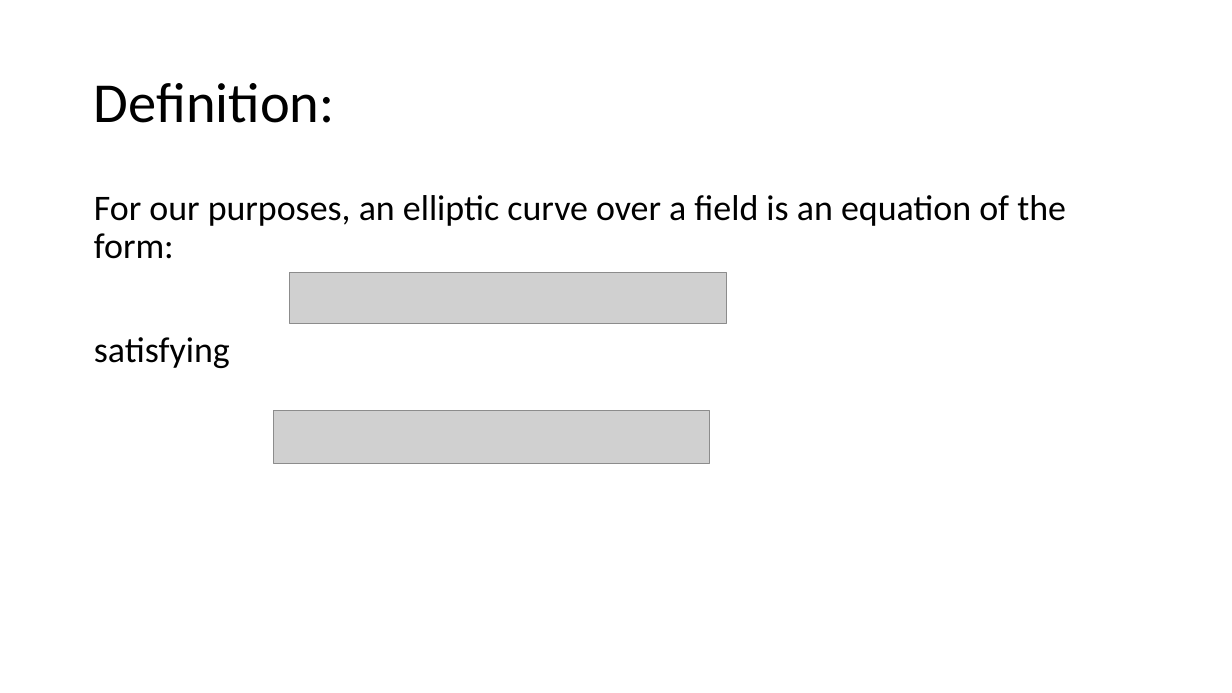
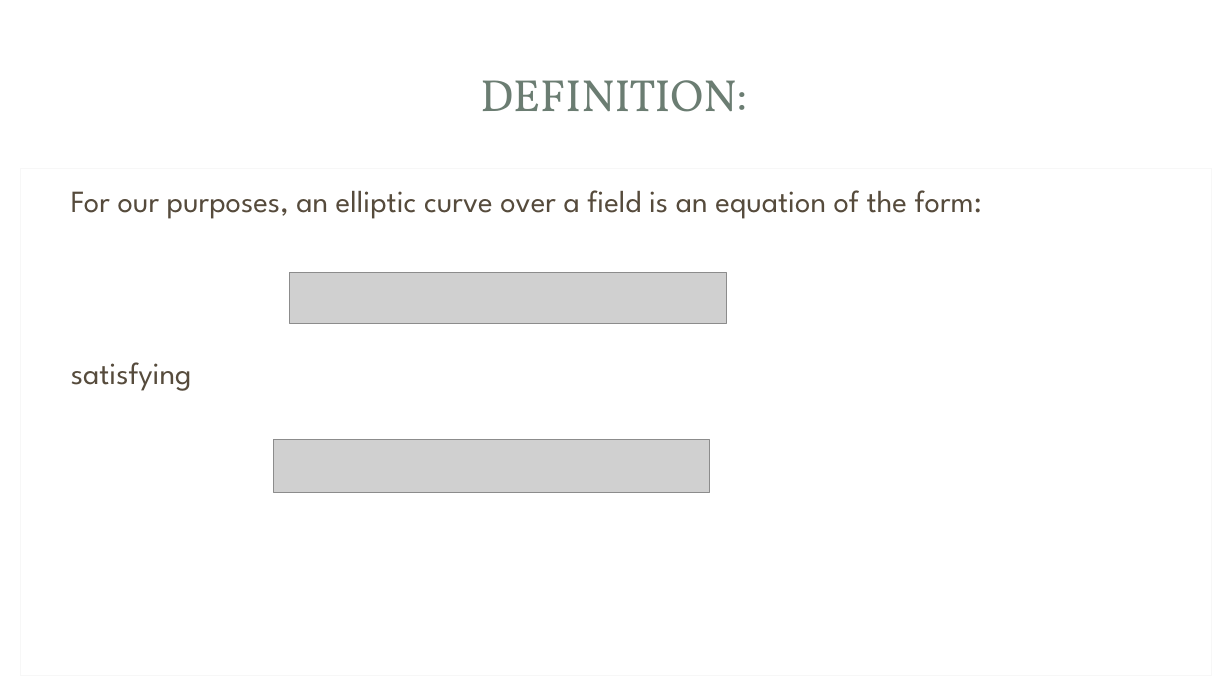
Before and after one commit to Srizzle/CS276-Project-Writeup, a slide deck: slide 2 of Presentation.ppt.pptx. Drawn at 1232x693 pixels with LibreOffice and Linux fonts; fonts in the diff are those of the drawing; grey boxes stand for pictures; background and template pictures are left out. Boxes give left, top, right and bottom in pixels: in the first picture for what was removed or moved away, otherwise in the second. Text is boxed around its words. In the diff, an @@ line names an element or a change of style, - is before the commit and + after.

```diff
--- a/Presentation.ppt.pptx
+++ b/Presentation.ppt.pptx
@@ rounded rectangle added at box(12, 10, 1220, 684), fill #FFFFFF @@
@@ rectangle added at box(37, 28, 1195, 162), fill #FFFFFF at 83% opacity @@
@@ rectangle added at box(50, 38, 1179, 151), fill #FFFFFF @@
@@ title at box(480, 80, 747, 112): text changed; size 44 to 35 pt; font Calibri to Vollkorn; text colour #000000 to #6B7D72 @@
-Definition:
+DEFINITION:
@@ rectangle added at box(21, 168, 1212, 676), fill #FFFFFF, outline #F7F7F7 0.75 pt @@
@@ text "For our purposes, an elliptic ...": place and size @@
-text "For our purposes, an elliptic ..." at box(94, 195, 1066, 368)
+text "For our purposes, an elliptic ..." at box(71, 190, 982, 391)
@@ text "For our purposes, an elliptic ..." at box(71, 190, 982, 391): size 28 to 24 pt, font Calibri to League Spartan, text colour #000000 to #564B3C; line spacing 0.9 to 1; less space between paragraphs @@
@@ picture: place and size @@
-picture at box(274, 411, 710, 464)
+picture at box(274, 440, 710, 493)
```
Also in this commit, not shown: 8 other slides changed, 1 slide added.
